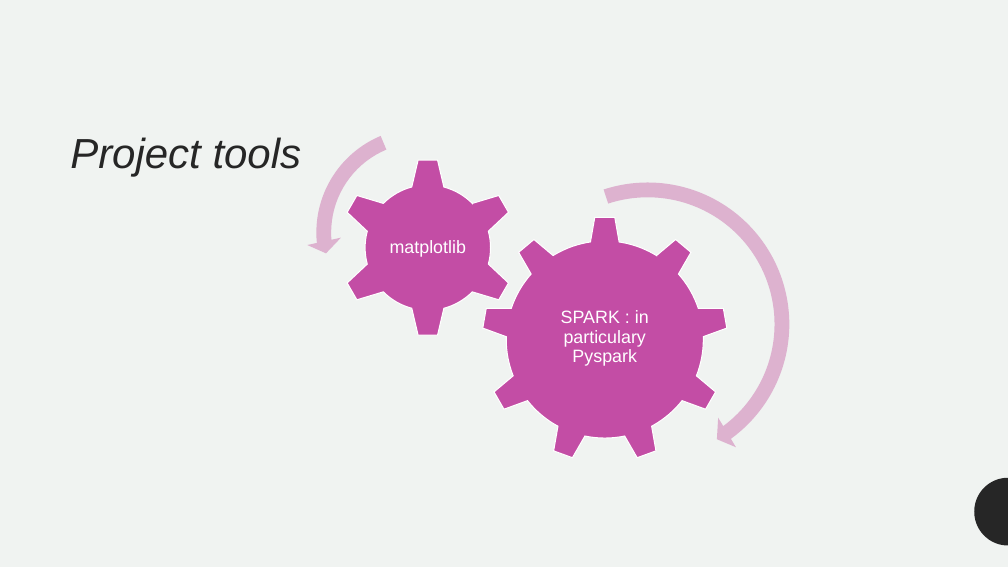
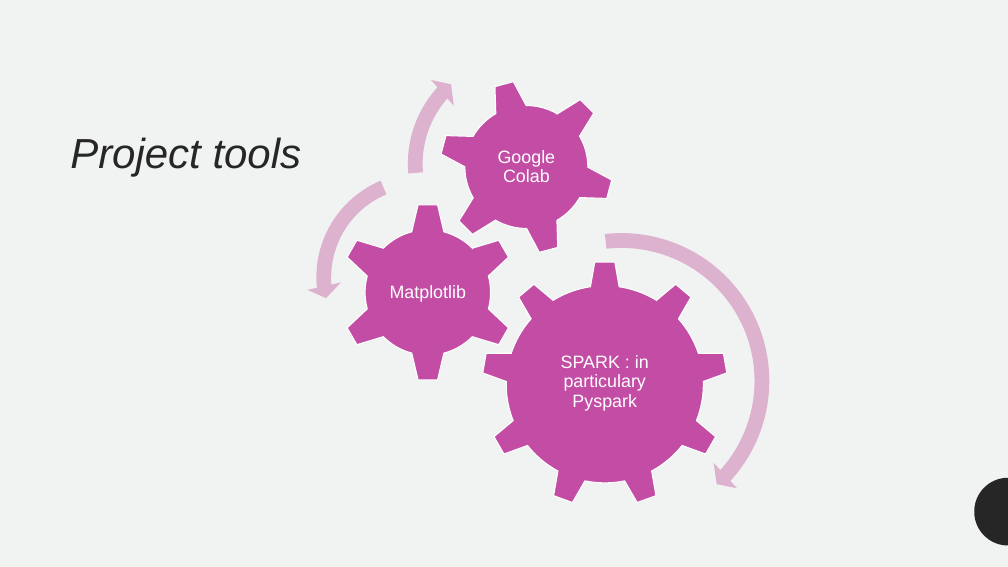
Before and after one commit to matteonestola/BDA_project, a slide deck: slide 4 of Analyzing the Poker Hand Dataset.pptx. Drawn at 1008x567 pixels with LibreOffice and Linux fonts; fonts in the diff are those of the drawing. Boxes give left, top, right and bottom in pixels: in the first picture for what was removed or moved away, otherwise in the second. Text is boxed around its words. In the diff, an @@ line names an element or a change of style, - is before the commit and + after.

```diff
--- a/Analyzing the Poker Hand Dataset.pptx
+++ b/Analyzing the Poker Hand Dataset.pptx
@@ circular arrow added at bbox=[398, 40, 645, 287], fill #DEB2CF @@
@@ gear added at bbox=[419, 60, 634, 275], fill #C34DA5, outline #FFFFFF 1 pt @@
@@ text added at bbox=[498, 150, 556, 182], 17 pt, text #FFFFFF @@
+Google Colab
@@ 2 gears, 1 text, 1 left circular arrow: place and size @@
-2 gears, 1 text, 1 left circular arrow at bbox=[306, 118, 728, 463]
+2 gears, 1 text, 1 left circular arrow at bbox=[306, 163, 728, 507]
@@ circular arrow: place and size @@
-circular arrow at bbox=[496, 172, 799, 476]
+circular arrow at bbox=[464, 223, 779, 538]
@@ circular arrow at bbox=[464, 223, 779, 538]: proportions changed @@
@@ text at bbox=[390, 285, 466, 302]: text changed @@
-matplotlib
+Matplotlib
```
Also in this commit, not shown: 5 other slides changed, 1 slide added.
